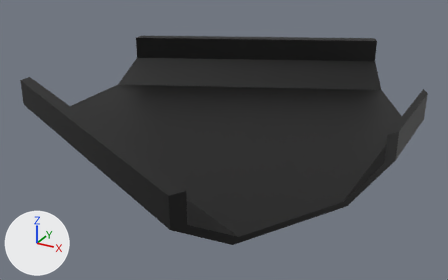
An edit to the glTF model assets/mace_elements/inherited_elements/fork/fork.glb, drawn before and after from the same camera.
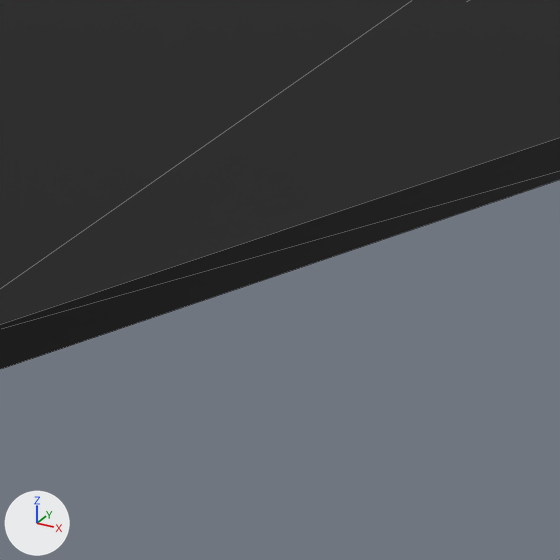
The first picture shows the older version from a 50 mm camera at (9.96, -20.32, 9.64) aimed at (-0.92, -0.54, -0.25). The close-ups show both versions on the part from 56% to 73% of the width and 68% to 94% of the height of that picture; other places that the commit changed are outside them. Every picture has the same lights, and +X, +Y and +Z are marked at lower left. The close-ups show mesh edges as thin lines. Where no turn or scale is listed for an object, it has been applied to the vertices.

Names of what the first close-up shows: 'Fork'.
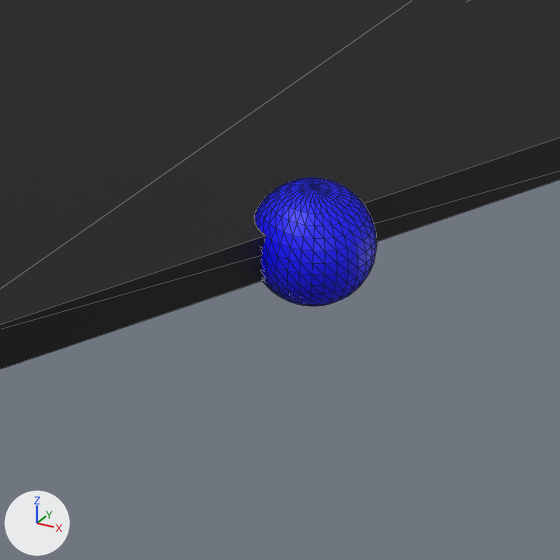
The newer file is also turned or shifted as a whole; pictures and numbers use the older file's frame.

Where the change shows, as pixel boxes [x1, y1, x2, y2] in the close-ups (560 x 560 px):
'DockRight', added (blue): after [255, 178, 377, 306]

Diff of the bpy script that builds the scene:
```diff
--- a/assets/mace_elements/inherited_elements/fork/fork.glb.py
+++ b/assets/mace_elements/inherited_elements/fork/fork.glb.py
@@ mat_blue @@
+mat_blue = principled_material('Blue')
+mat_blue.base_color = (0.0, 0.0, 1.0)  # blue #0000ff
@@ me_sphere_003 @@
+me_sphere_003.from_pydata(...)  # a UV sphere (32 segments, 16 rings, poles along z) spanning x -0.25..0.25, y -0.25..0.25, z -0.25..0.25
+me_sphere_003.materials.append(mat_blue)  # blue #0000ff
@@ ob_dockright @@
+ob_dockright = bpy.data.objects.new('DockRight', me_sphere_003)
+ob_dockright.location = (4.134, -5.5, 0.1)
```
